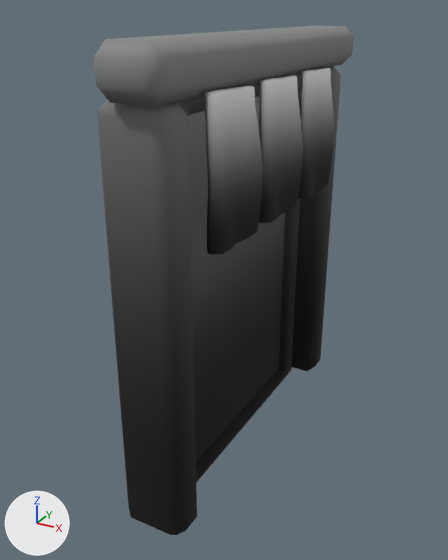
One commit to the FBX model Assets/PackageAsset/Honda 1/Wood/SM_Wood_Door_03.fbx: the scene before it, then after it.
Rendered twice from a camera (50 mm lens) standing at (1.645, -2.429, 1.466) and looking at (0.885, -1.047, 0.775). The axes (+X, +Y, +Z) are drawn at lower left. The lights are the same throughout. Where no turn or scale is listed for an object, it has been applied to the vertices.

In view in the first picture: 'SM_Wood_Door_03'.
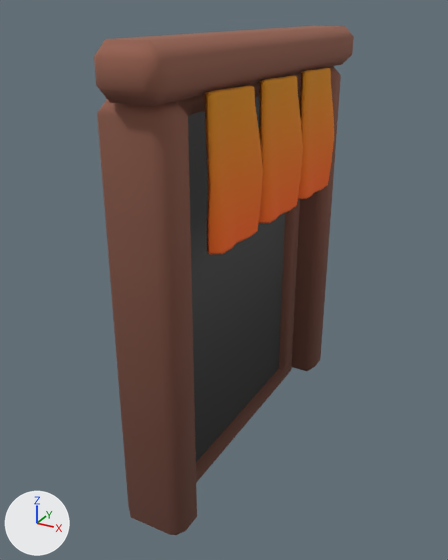
The newer file is also rescaled (x0.5) as a whole; pictures and numbers use the older file's frame.

Where the change shows, as pixel boxes (x1, y1, x2, y2) in the pictures (448 x 560 px):
'SM_Wood_Door_03', surface changed (grey to brown): (94, 26, 354, 535) in both

The change, as a list of edits to the scene's bpy script:
```text
Add img_t_all_01_png:
    img_t_all_01_png = load_image('T_All_01.png', '../T_All_01.png', 2048, 2048, 'sRGB')
Change mat_mi_wood_01:
    mat_mi_wood_01.texture: img_t_clay_01_png -> img_t_all_01_png
```
